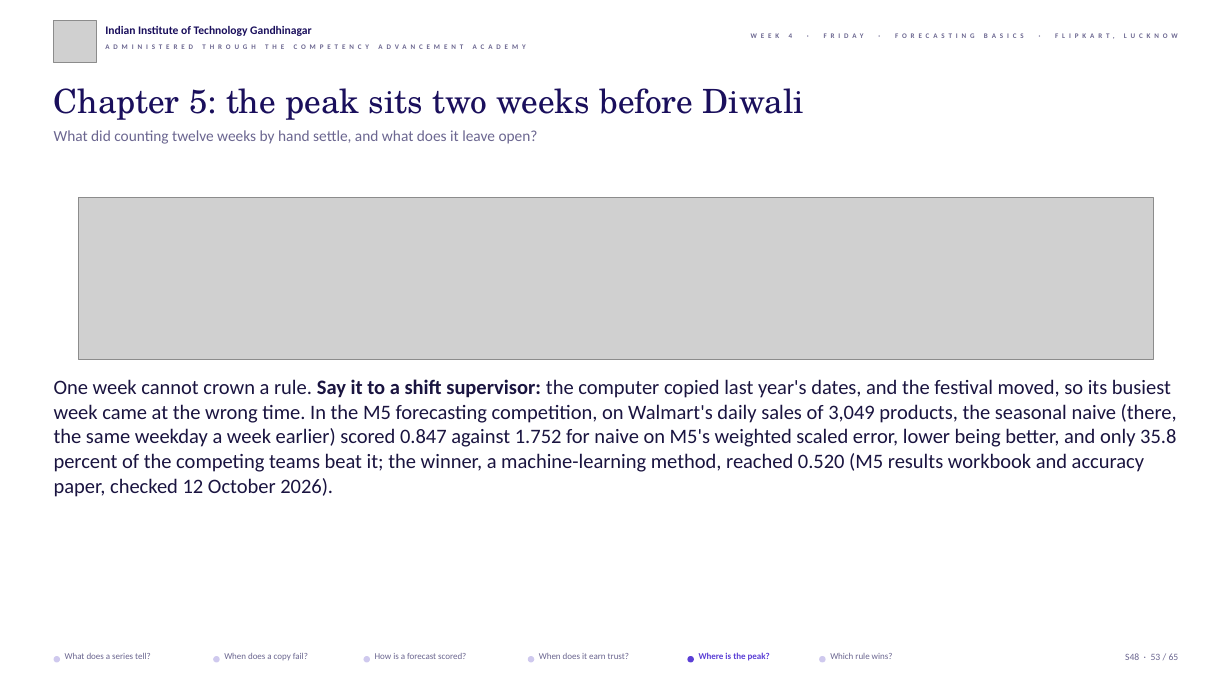
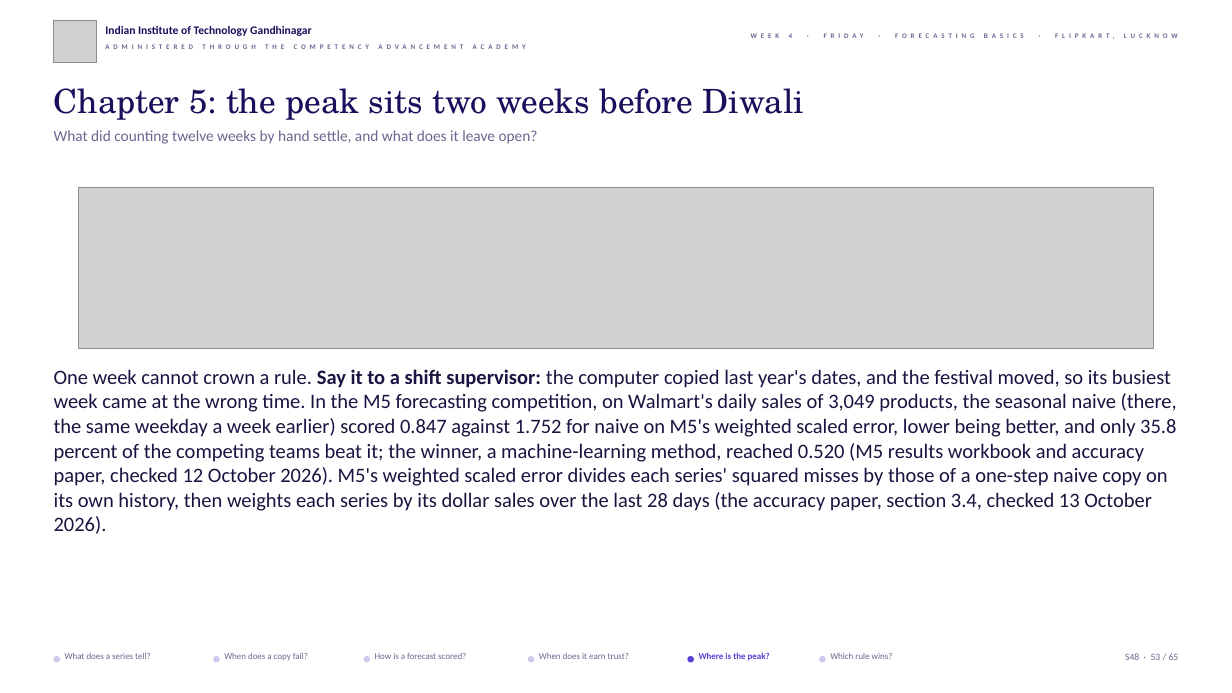
Before and after one commit to fde-academy-lab/c2-content-factory, a slide deck: slide 53 of content/W04/D5/slides/C2_W04_D05_half1_STUDENT.pptx. Drawn at 1232x693 pixels with LibreOffice and Linux fonts; fonts in the diff are those of the drawing; grey boxes stand for pictures; background and template pictures are left out. Boxes give left, top, right and bottom in pixels: in the first picture for what was removed or moved away, otherwise in the second. Text is boxed around its words. In the diff, an @@ line names an element or a change of style, - is before the commit and + after.

```diff
--- a/content/W04/D5/slides/C2_W04_D05_half1_STUDENT.pptx
+++ b/content/W04/D5/slides/C2_W04_D05_half1_STUDENT.pptx
@@ picture: place and size @@
-picture at (79, 198, 1153, 360)
+picture at (79, 188, 1153, 349)
@@ text at (54, 369, 1177, 534): text changed @@
-One week cannot crown a rule. Say it to a shift supervisor: the computer copied last year's dates, and the festival moved, so its busiest week came at the wrong time. In the M5 forecasting competition, on Walmart's daily sales of 3,049 products, the seasonal naive (there, the same weekday a week earlier) scored 0.847 against 1.752 for naive on M5's weighted scaled error, lower being better, and only 35.8 percent of the competing teams beat it; the winner, a machine-learning method, reached 0.520 (M5 results workbook and accuracy paper, checked 12 October 2026).
+One week cannot crown a rule. Say it to a shift supervisor: the computer copied last year's dates, and the festival moved, so its busiest week came at the wrong time. In the M5 forecasting competition, on Walmart's daily sales of 3,049 products, the seasonal naive (there, the same weekday a week earlier) scored 0.847 against 1.752 for naive on M5's weighted scaled error, lower being better, and only 35.8 percent of the competing teams beat it; the winner, a machine-learning method, reached 0.520 (M5 results workbook and accuracy paper, checked 12 October 2026). M5's weighted scaled error divides each series' squared misses by those of a one-step naive copy on its own history, then weights each series by its dollar sales over the last 28 days (the accuracy paper, section 3.4, checked 13 October 2026).
```
Also in this commit, not shown: 45 other slides changed, 5 other files.
